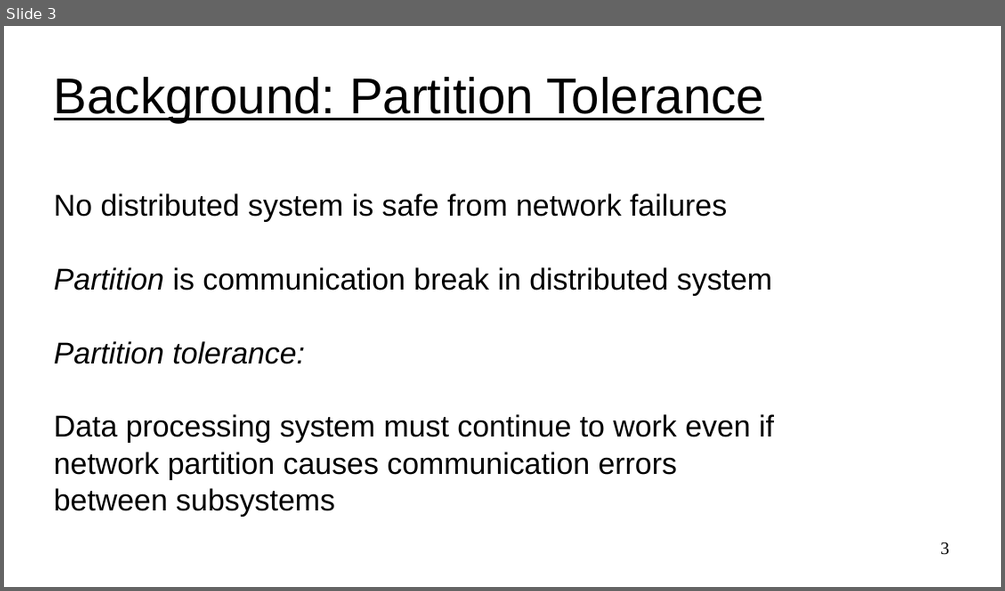
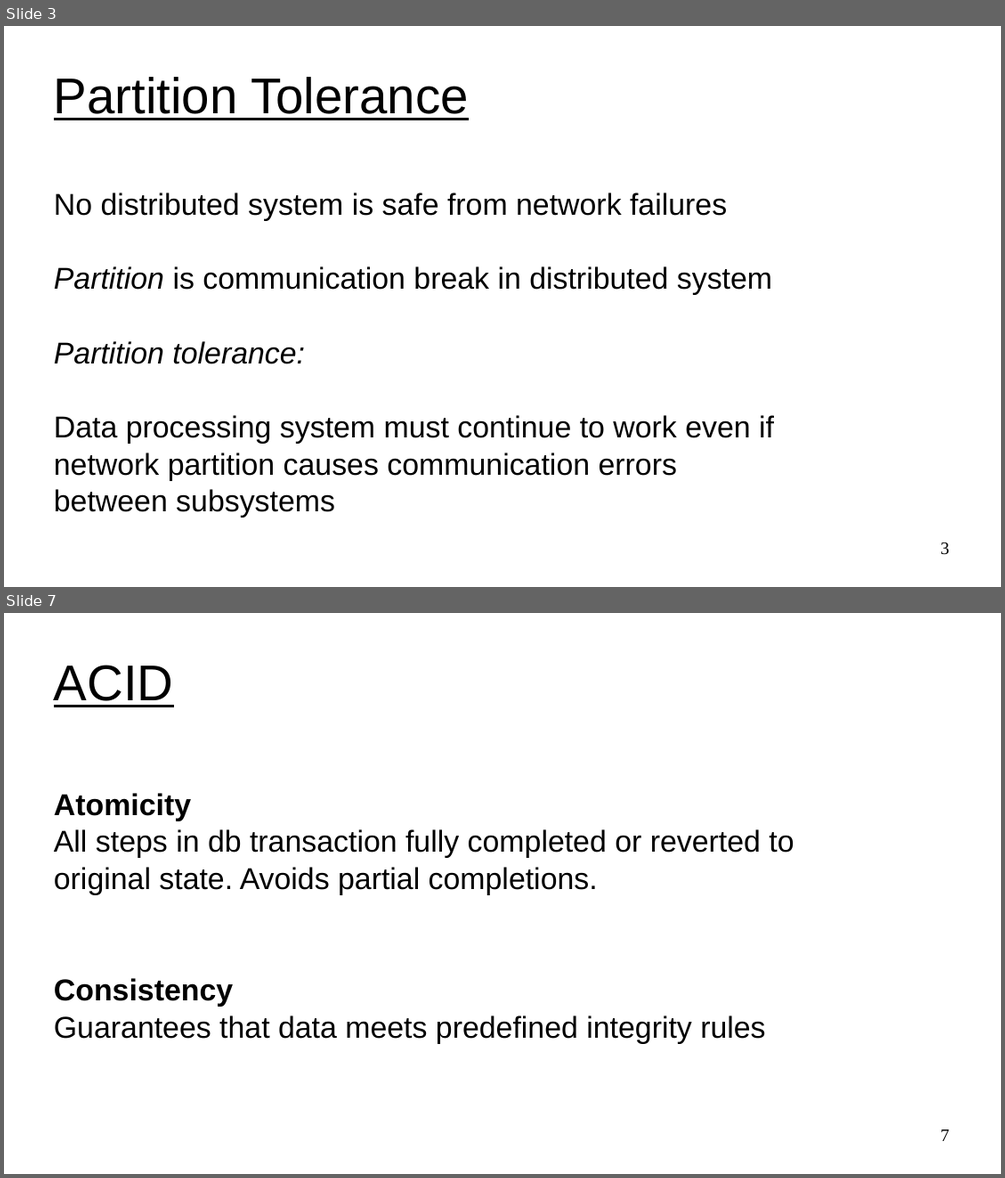
Before and after one commit to UVADS/distributed_computing, a slide deck: 03_dataframes_and_spark_sql/cap_theorem.ppt. Shown one above the other, each under a label of ours: slide 3 before the commit, slides 3 and 7 after it; the slides between them are not shown. The pictures are 1005x591 and 1005x1178 pixels, drawn with LibreOffice and Linux fonts; fonts in the diff are those of the drawing. Boxes give left, top, right and bottom in pixels: in the first picture for what was removed or moved away, otherwise in the second. Text is boxed around its words. In the diff, an @@ line names an element or a change of style, - is before the commit and + after.

```diff
--- a/03_dataframes_and_spark_sql/cap_theorem.ppt
+++ b/03_dataframes_and_spark_sql/cap_theorem.ppt
@@ slide 7 added at [4,613,1001,1174], background #FFFFFF @@
@@ title added at [54,665,174,707], 40 pt, text #000000, underline @@
+ACID
@@ text added at [54,793,793,1044], 24 pt, text #000000 @@
+Atomicity
+All steps in db transaction fully completed or reverted to
+original state. Avoids partial completions.
+Consistency
+Guarantees that data meets predefined integrity rules
@@ page number added at [940,1129,949,1141], 14 pt, text #000000 @@
+7
@@ slide 3 changed as well @@
@@ title at [54,77,469,120]: text changed @@
-Background: Partition Tolerance
+Partition Tolerance
```
Also in this commit, not shown: 5 other slides changed, 6 other slides added, 2 other files.
